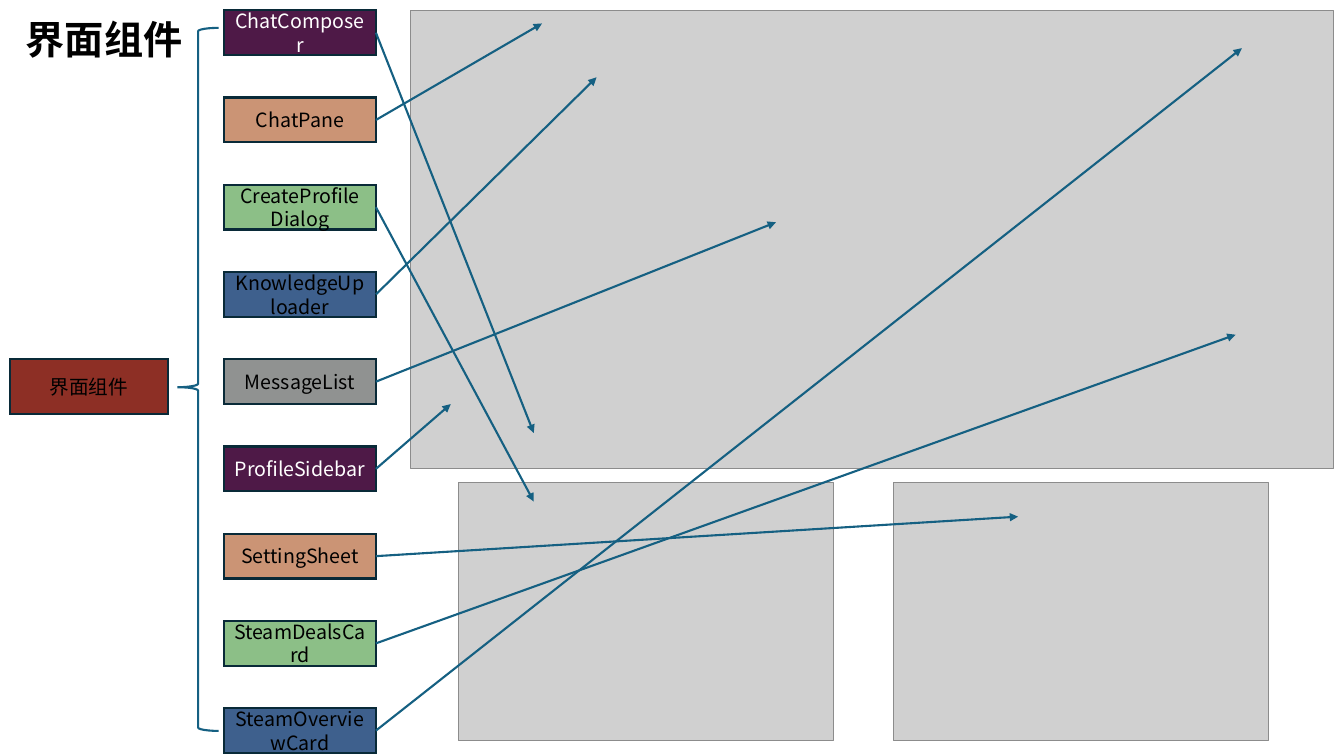
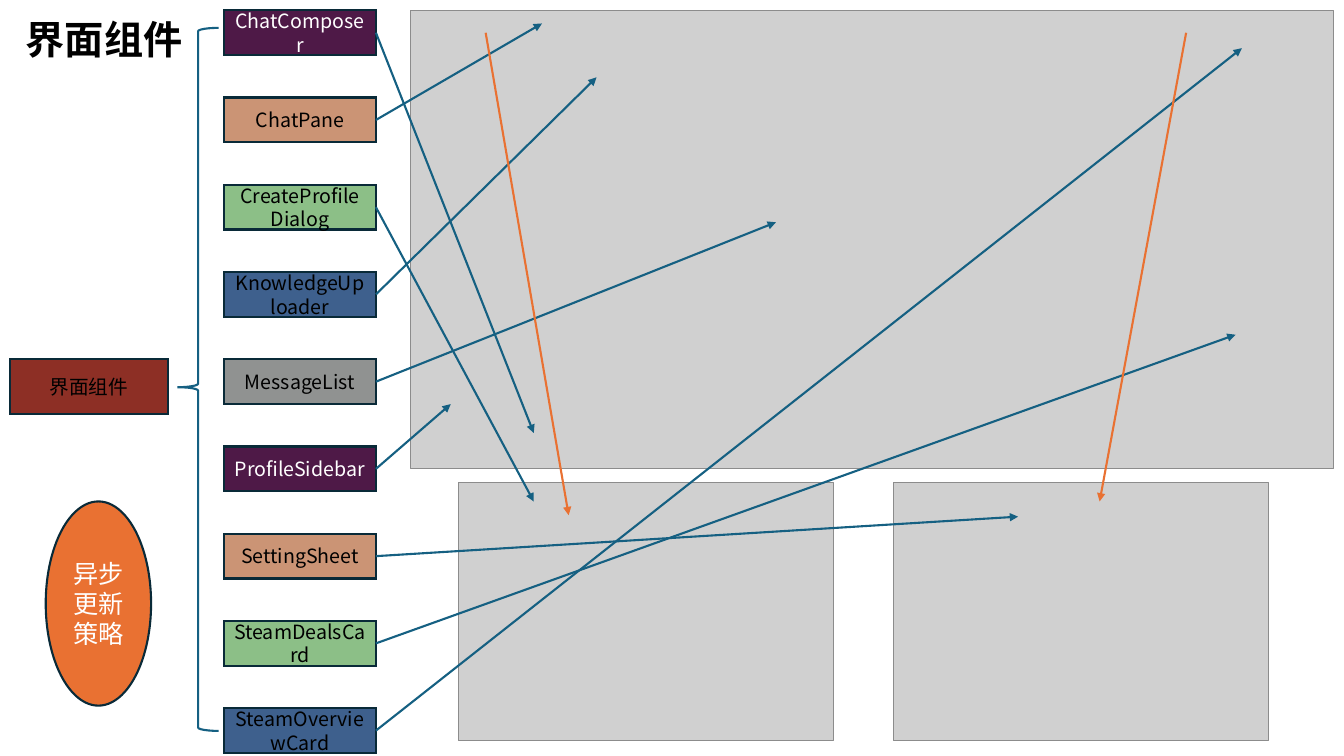
Before and after one commit to shaochang123/SteamGenieAgent, a slide deck: slide 4 of ppt.pptx. Drawn at 1344x756 pixels with LibreOffice and Linux fonts; fonts in the diff are those of the drawing; grey boxes stand for pictures. Boxes give left, top, right and bottom in pixels: in the first picture for what was removed or moved away, otherwise in the second. Text is boxed around its words. In the diff, an @@ line names an element or a change of style, - is before the commit and + after.

```diff
--- a/ppt.pptx
+++ b/ppt.pptx
@@ arrow added from (486, 32) to (569, 515), #E97132 1.5 pt @@
@@ arrow added from (1187, 32) to (1100, 501), #E97132 1.5 pt @@
@@ ellipse added at box(45, 501, 151, 706), fill #E97132, outline #092A39 1.5 pt, 18 pt, text #FFFFFF @@
+异步更新策略
```
Also in this commit, not shown: 5 other slides changed, 2 slides added.
